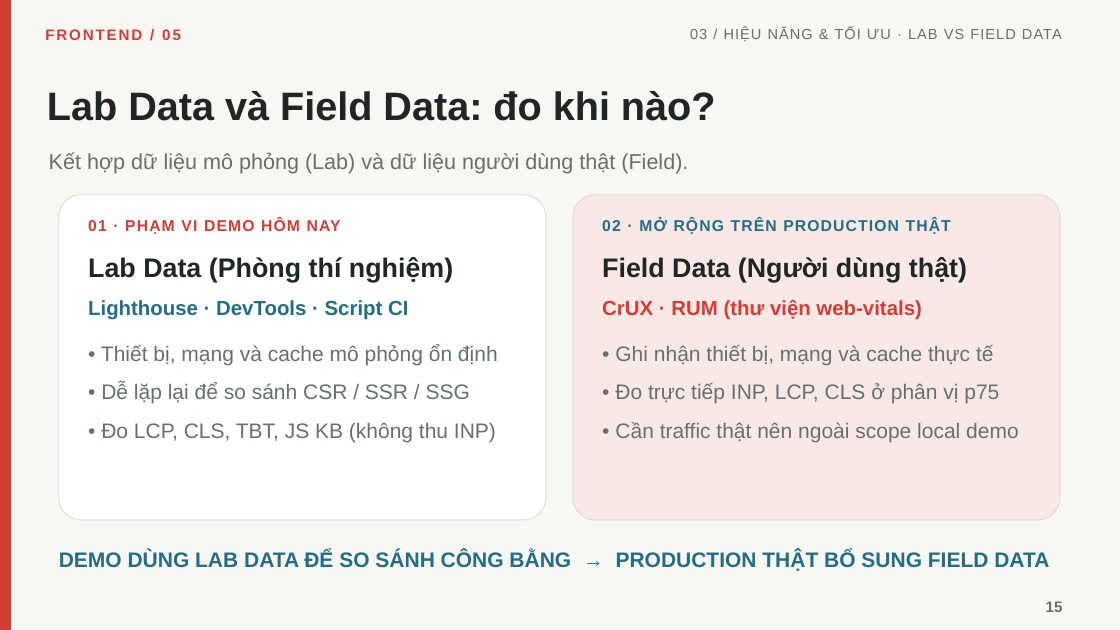
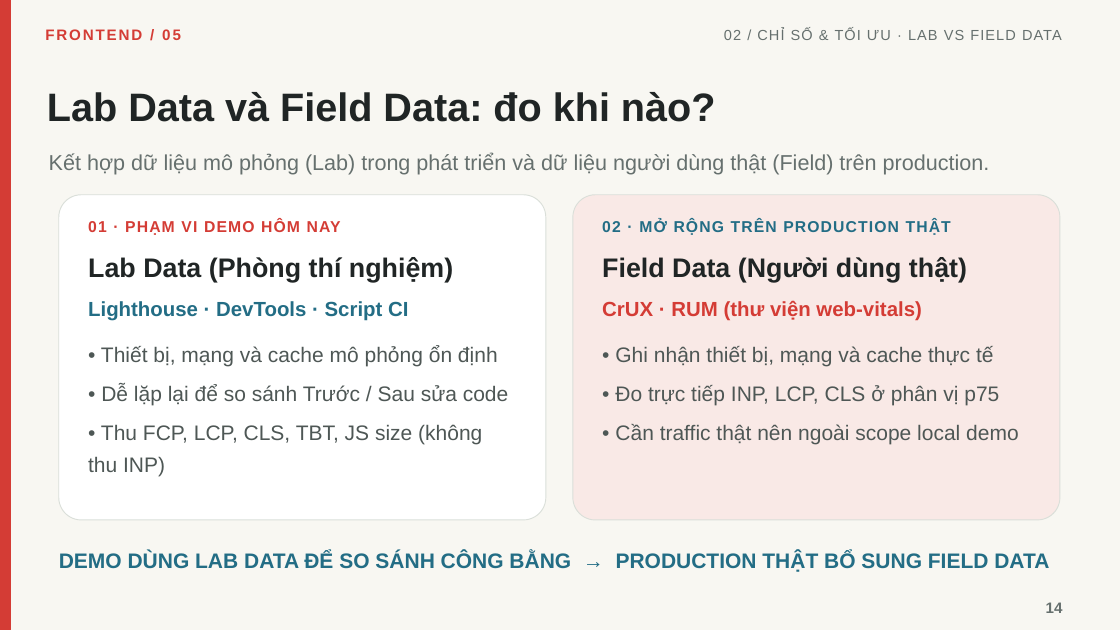
Before and after one commit to linhtn-spec/seminar-nextjs, a slide deck: slide 14 of Seminar_05_Frontend_Roadmap_Tieng_Viet_Da_Chinh_Sua.pptx (slide 15 before the commit). Drawn at 1120x630 pixels with LibreOffice and Linux fonts; fonts in the diff are those of the drawing. Boxes give left, top, right and bottom in pixels: in the first picture for what was removed or moved away, otherwise in the second. Text is boxed around its words. In the diff, an @@ line names an element or a change of style, - is before the commit and + after.

```diff
--- a/Seminar_05_Frontend_Roadmap_Tieng_Viet_Da_Chinh_Sua.pptx
+++ b/Seminar_05_Frontend_Roadmap_Tieng_Viet_Da_Chinh_Sua.pptx
@@ text at (724, 28, 1062, 40): text changed @@
-03 / HIỆU NĂNG & TỐI ƯU · LAB VS FIELD DATA
+02 / CHỈ SỐ & TỐI ƯU · LAB VS FIELD DATA
@@ text at (49, 153, 990, 175): text changed @@
-Kết hợp dữ liệu mô phỏng (Lab) và dữ liệu người dùng thật (Field).
+Kết hợp dữ liệu mô phỏng (Lab) trong phát triển và dữ liệu người dùng thật (Field) trên production.
@@ text at (101, 346, 498, 367): text colour #66706E to #4E5755 in "• Thiết bị, mạng và cache mô ..." @@
@@ text "• Ghi nhận thiết bị, ..." at (615, 346, 1019, 444): text colour #66706E to #4E5755 @@
@@ text at (88, 384, 509, 477): text changed; text colour #66706E to #4E5755 @@
-• Dễ lặp lại để so sánh CSR / SSR / SSG
-• Đo LCP, CLS, TBT, JS KB (không thu INP)
+• Dễ lặp lại để so sánh Trước / Sau sửa code
+• Thu FCP, LCP, CLS, TBT, JS size (không thu INP)
@@ text at (1046, 602, 1063, 613): text changed @@
-15
+14
```
Also in this commit, not shown: 19 other slides changed, 8 slides added, 7 slides removed, 25 other files.
